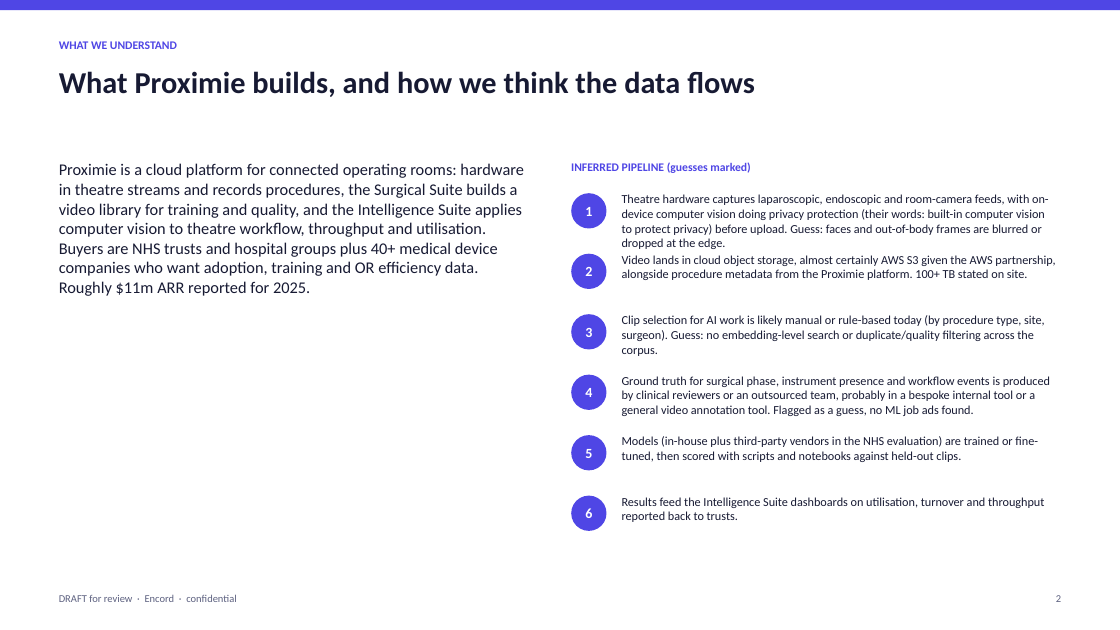
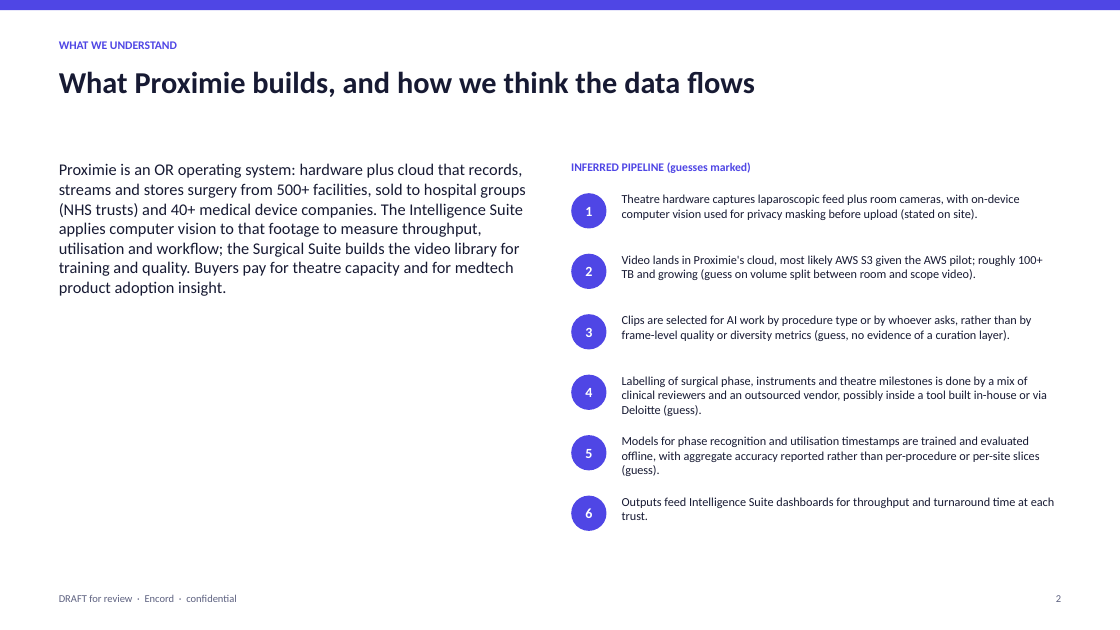
Before and after one commit to qaisak/signal-desk, a slide deck: slide 2 of docs/briefs/proximie.pptx. Drawn at 1120x630 pixels with LibreOffice and Linux fonts; fonts in the diff are those of the drawing. Boxes give left, top, right and bottom in pixels: in the first picture for what was removed or moved away, otherwise in the second. Text is boxed around its words. In the diff, an @@ line names an element or a change of style, - is before the commit and + after.

```diff
--- a/docs/briefs/proximie.pptx
+++ b/docs/briefs/proximie.pptx
@@ text at (x1=59, y1=163, x2=525, y2=296): text changed @@
-Proximie is a cloud platform for connected operating rooms: hardware in theatre streams and records procedures, the Surgical Suite builds a video library for training and quality, and the Intelligence Suite applies computer vision to theatre workflow, throughput and utilisation. Buyers are NHS trusts and hospital groups plus 40+ medical device companies who want adoption, training and OR efficiency data. Roughly $11m ARR reported for 2025.
+Proximie is an OR operating system: hardware plus cloud that records, streams and stores surgery from 500+ facilities, sold to hospital groups (NHS trusts) and 40+ medical device companies. The Intelligence Suite applies computer vision to that footage to measure throughput, utilisation and workflow; the Surgical Suite builds the video library for training and quality. Buyers pay for theatre capacity and for medtech product adoption insight.
@@ text at (x1=622, y1=194, x2=1019, y2=220): text changed @@
-Theatre hardware captures laparoscopic, endoscopic and room-camera feeds, with on-device computer vision doing privacy protection (their words: built-in computer vision to protect privacy) before upload. Guess: faces and out-of-body frames are blurred or dropped at the edge.
+Theatre hardware captures laparoscopic feed plus room cameras, with on-device computer vision used for privacy masking before upload (stated on site).
@@ text at (x1=622, y1=255, x2=1043, y2=280): text changed @@
-Video lands in cloud object storage, almost certainly AWS S3 given the AWS partnership, alongside procedure metadata from the Proximie platform. 100+ TB stated on site.
+Video lands in Proximie's cloud, most likely AWS S3 given the AWS pilot; roughly 100+ TB and growing (guess on volume split between room and scope video).
@@ text at (x1=622, y1=315, x2=1032, y2=341): text changed @@
-Clip selection for AI work is likely manual or rule-based today (by procedure type, site, surgeon). Guess: no embedding-level search or duplicate/quality filtering across the corpus.
+Clips are selected for AI work by procedure type or by whoever asks, rather than by frame-level quality or diversity metrics (guess, no evidence of a curation layer).
@@ text at (x1=622, y1=376, x2=1047, y2=416): text changed @@
-Ground truth for surgical phase, instrument presence and workflow events is produced by clinical reviewers or an outsourced team, probably in a bespoke internal tool or a general video annotation tool. Flagged as a guess, no ML job ads found.
+Labelling of surgical phase, instruments and theatre milestones is done by a mix of clinical reviewers and an outsourced vendor, possibly inside a tool built in-house or via Deloitte (guess).
@@ text at (x1=622, y1=436, x2=1039, y2=476): text changed @@
-Models (in-house plus third-party vendors in the NHS evaluation) are trained or fine-tuned, then scored with scripts and notebooks against held-out clips.
+Models for phase recognition and utilisation timestamps are trained and evaluated offline, with aggregate accuracy reported rather than per-procedure or per-site slices (guess).
@@ text at (x1=622, y1=497, x2=1054, y2=520): text changed @@
-Results feed the Intelligence Suite dashboards on utilisation, turnover and throughput reported back to trusts.
+Outputs feed Intelligence Suite dashboards for throughput and turnaround time at each trust.
```
Also in this commit, not shown: 6 other slides changed, 9 other files.
